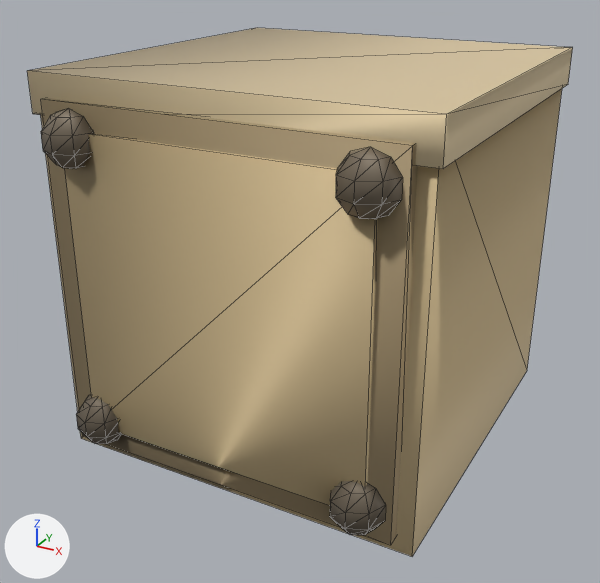
An edit to the glTF model cloud/public/assets/gfx3d/block_brass.glb, drawn before and after from the same camera.
The view is the same before and after, from a 50 mm camera at (24.0, -46.7, 19.8) aimed at (-0.3, -2.5, -2.3). Arrows for +X, +Y and +Z are at lower left; the lights stay in place. The first picture is the older version. Mesh edges are drawn as thin lines.
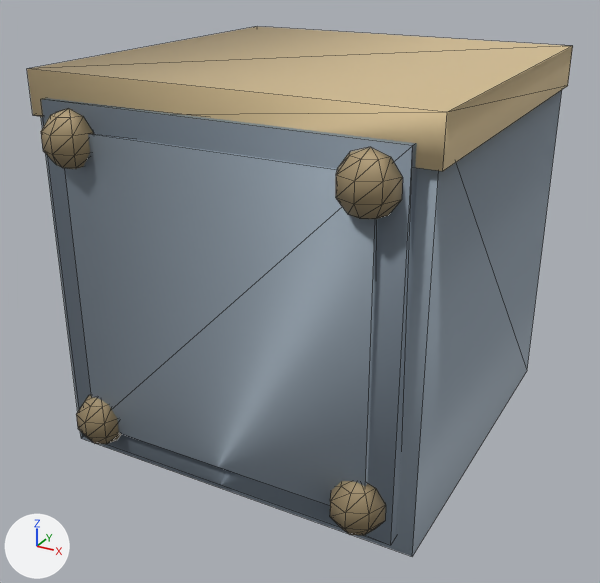
The change, as a list of edits to the scene's bpy script:
```text
Change mat_material_0:
    where n0 = _N.new('ShaderNodeBsdfPrincipled'); n0.name = 'Principled BSDF'
    add n0.inputs[27].default_value = (0.022, 0.028, 0.036, 1.0)  # 'Emission Color', dark grey #292f35
    add n0.inputs[28].default_value = 1.0  # 'Emission Strength'
    where n2 = _N.new('ShaderNodeMix'); n2.name = 'Mix'
    n2.inputs[7].default_value: (0.761, 0.592, 0.329, 1.0) -> (0.292, 0.352, 0.408, 1.0)  # 'B', beige #e2ca9b -> 'B', grey #93a0ab
Change mat_material_1:
    where n0 = _N.new('ShaderNodeBsdfPrincipled'); n0.name = 'Principled BSDF'
    add n0.inputs[27].default_value = (0.014, 0.018, 0.024, 1.0)  # 'Emission Color', black #1f242b
    add n0.inputs[28].default_value = 1.0  # 'Emission Strength'
    where n2 = _N.new('ShaderNodeMix'); n2.name = 'Mix'
    n2.inputs[7].default_value: (0.463, 0.353, 0.196, 1.0) -> (0.208, 0.256, 0.304, 1.0)  # 'B', beige #b5a07a -> 'B', greyish blue #7e8a96
Change mat_material_2:
    where n2 = _N.new('ShaderNodeMix'); n2.name = 'Mix'
    n2.inputs[7].default_value: (0.855, 0.69, 0.42, 1.0) -> (0.761, 0.592, 0.329, 1.0)  # 'B', beige #eed8ad -> 'B', beige #e2ca9b
Change mat_material_3:
    where n0 = _N.new('ShaderNodeBsdfPrincipled'); n0.name = 'Principled BSDF'
    n0.inputs[1].default_value: 0.3 -> 0.15  # 'Metallic'
    n0.inputs[2].default_value: 0.6 -> 0.65  # 'Roughness'
    where n2 = _N.new('ShaderNodeMix'); n2.name = 'Mix'
    n2.inputs[7].default_value: (0.227, 0.184, 0.133, 1.0) -> (0.463, 0.353, 0.196, 1.0)  # 'B', brown #837766 -> 'B', beige #b5a07a
```

Location of each change, (x1, y1, x2, y2) in pixels of the pictures (600 x 583 px):
'Mesh_0', recoloured, surface changed (beige to grey): (27, 28, 573, 556) in both
